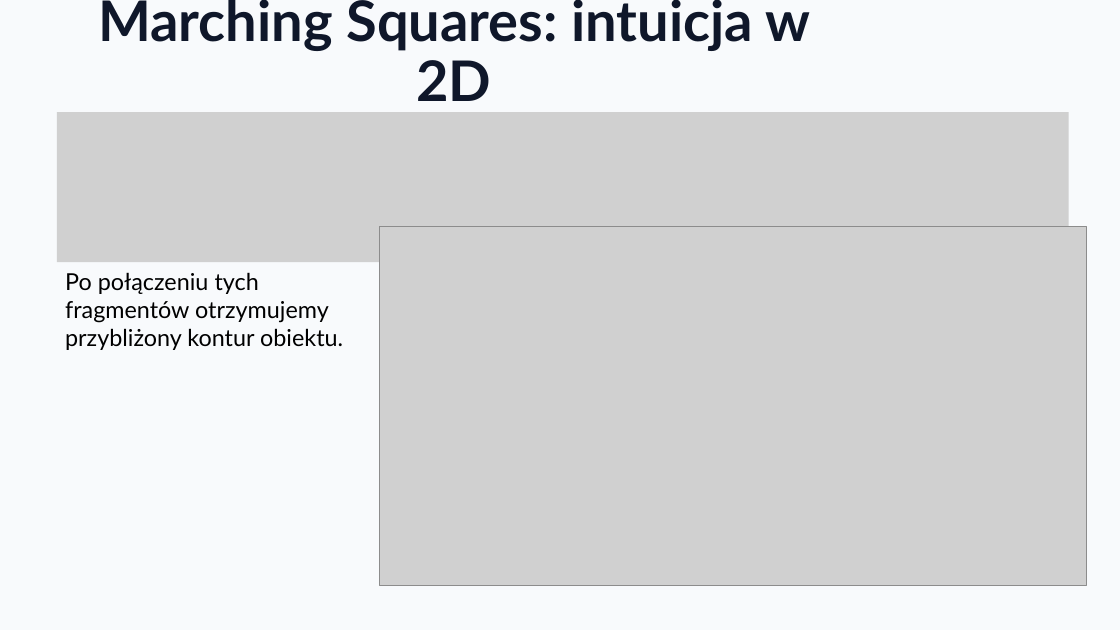
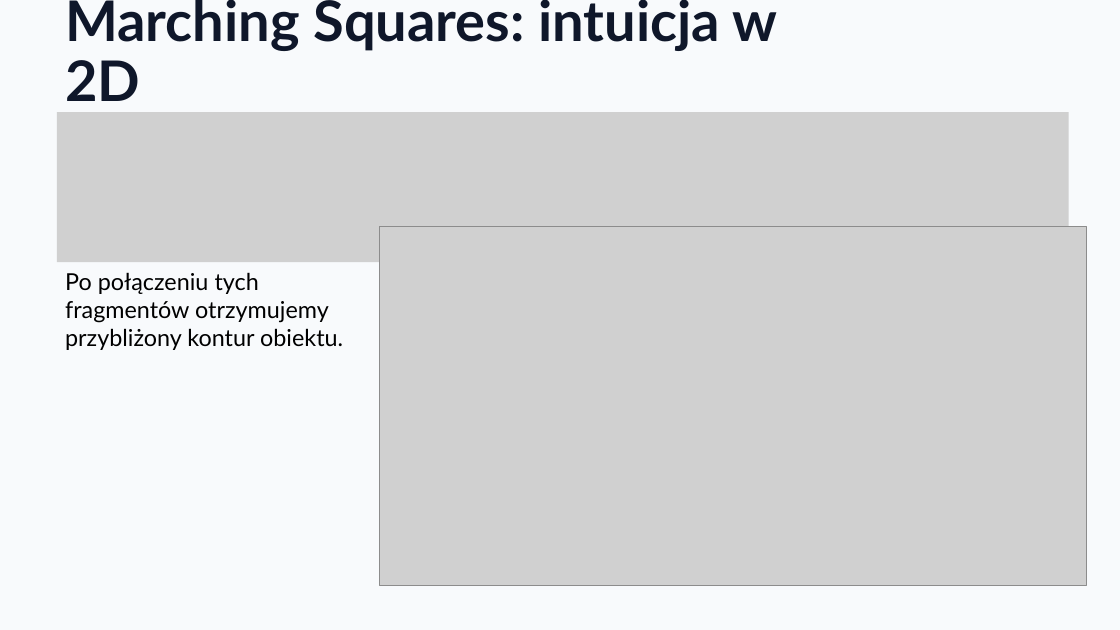
Before and after one commit to KajetanOzog/lab_6, a slide deck: slide 8 of prezentacja.pptx. Drawn at 1120x630 pixels with LibreOffice and Linux fonts; fonts in the diff are those of the drawing; grey boxes stand for pictures. Boxes give left, top, right and bottom in pixels: in the first picture for what was removed or moved away, otherwise in the second. Text is boxed around its words. In the diff, an @@ line names an element or a change of style, - is before the commit and + after.

```diff
--- a/prezentacja.pptx
+++ b/prezentacja.pptx
@@ title "Marching Squares: intuicja w 2D" at [65, 0, 777, 101]: alignment centre to left @@
```
Also in this commit, not shown: 3 other slides changed, 12 slides added, 21 other files.
